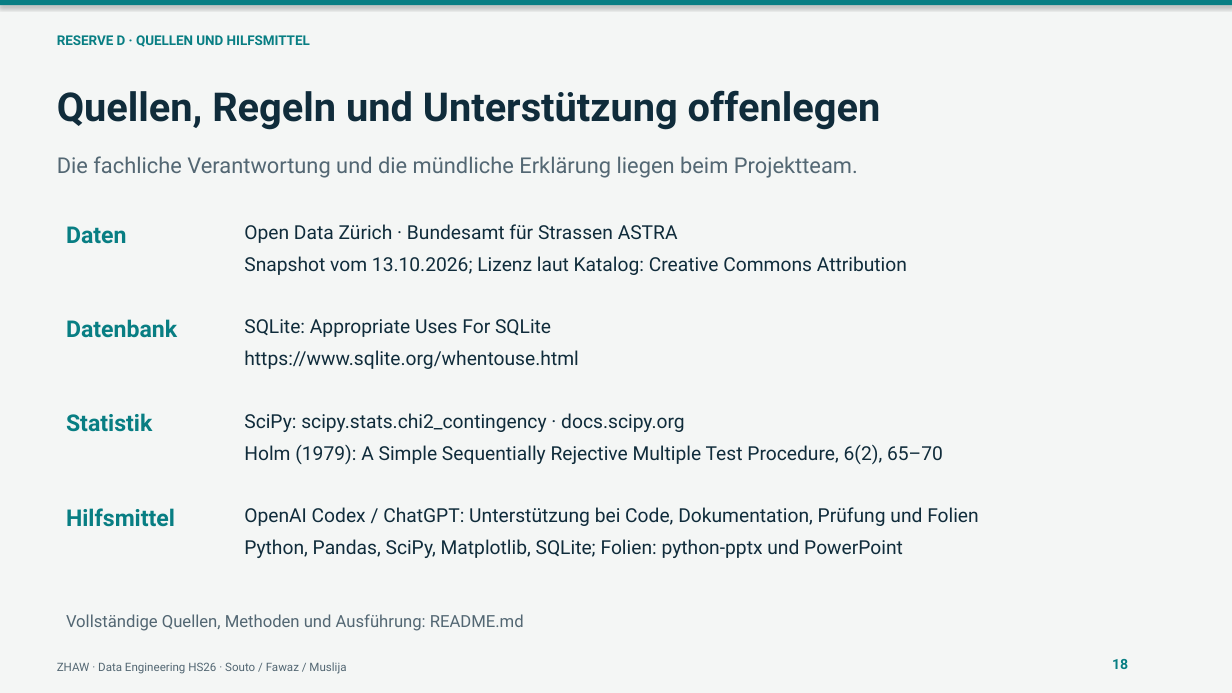
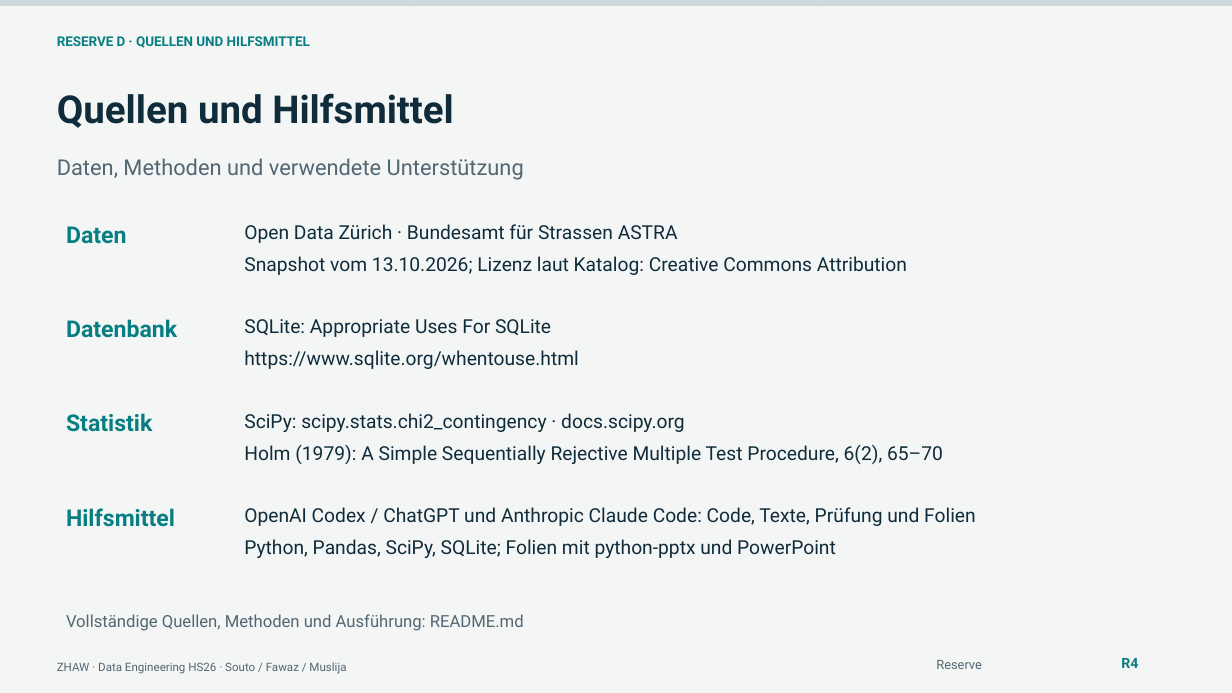
Before and after one commit to soutorub/de_projektarbeit_hs_2026_zhaw, a slide deck: slide 19 of presentations/teil1_verkehrsunfaelle_zuerich.pptx (slide 18 before the commit). Drawn at 1232x693 pixels with LibreOffice and Linux fonts; fonts in the diff are those of the drawing. Boxes give left, top, right and bottom in pixels: in the first picture for what was removed or moved away, otherwise in the second. Text is boxed around its words. In the diff, an @@ line names an element or a change of style, - is before the commit and + after.

Commit message:
Teil-1-Unterlagen fachlich überarbeiten und Windows-Prüfung korrigieren

```diff
--- a/presentations/teil1_verkehrsunfaelle_zuerich.pptx
+++ b/presentations/teil1_verkehrsunfaelle_zuerich.pptx
@@ rectangle added at bbox=[0, 0, 411, 6], fill #CFD9DD @@
@@ rectangle: place and size @@
-rectangle at bbox=[0, 0, 1232, 6]
+rectangle at bbox=[411, 0, 823, 6]
@@ rectangle at bbox=[411, 0, 823, 6]: fill #087E83 to #CFD9DD; shadow off @@
@@ rectangle added at bbox=[822, 0, 1232, 6], fill #CFD9DD @@
@@ text at bbox=[57, 93, 454, 128]: text changed; size 31 to 30 pt @@
-Quellen, Regeln und Unterstützung offenlegen
+Quellen und Hilfsmittel
@@ text at bbox=[57, 158, 524, 180]: text changed @@
-Die fachliche Verantwortung und die mündliche Erklärung liegen beim Projektteam.
+Daten, Methoden und verwendete Unterstützung
@@ text at bbox=[244, 507, 976, 558]: text changed @@
-OpenAI Codex / ChatGPT: Unterstützung bei Code, Dokumentation, Prüfung und Folien
-Python, Pandas, SciPy, Matplotlib, SQLite; Folien: python-pptx und PowerPoint
+OpenAI Codex / ChatGPT und Anthropic Claude Code: Code, Texte, Prüfung und Folien
+Python, Pandas, SciPy, SQLite; Folien mit python-pptx und PowerPoint
@@ text removed at bbox=[1112, 659, 1128, 669] @@
-18
@@ text added at bbox=[1121, 658, 1138, 668], 11 pt, text #087E83, bold @@
+R4
@@ text added at bbox=[936, 660, 981, 669], 10 pt, text #536773 @@
+Reserve
```
Also in this commit, not shown: 11 other slides changed, 7 slides added, 6 slides removed, 8 other files.
